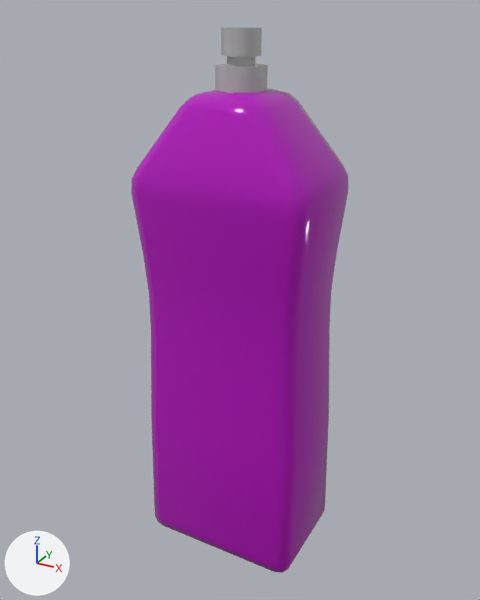
What one commit did to the FBX model Assets/ART/Meshes/MAINTENANCE ROOM/SM_Cleaning_Product_03.fbx.
Rendered twice from a 50 mm lens placed at (0.244, -0.446, 0.455), pointed at (-0.003, 0.003, 0.23). Every picture has the same lights, and +X, +Y and +Z are marked at lower left. The picture after the commit comes second. Where no turn or scale is listed for an object, it has been applied to the vertices.

Objects in the first picture: 'SM_Cleaning_Product_03'.
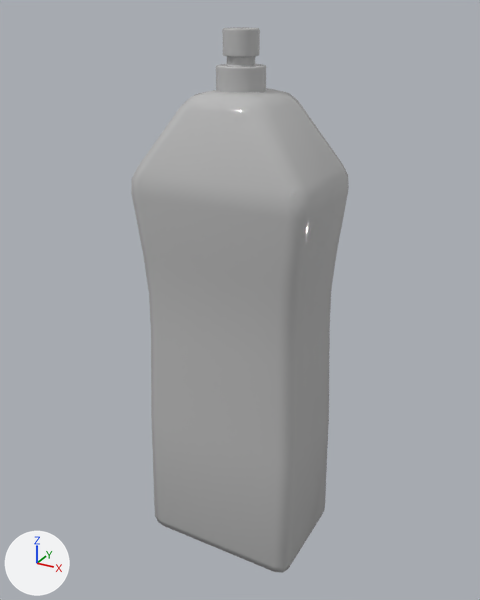
Boxes [x1, y1, x2, y2] around the edits, measured in the pictures (480 x 600 px):
part 1 of me_mesh, built on: [212, 27, 348, 567] in both
part 2 of me_mesh, recoloured (lighter): [131, 89, 349, 573] in both

The change, as a list of edits to the scene's bpy script:
```text
Change me_mesh:
    used by ob_sm_cleaning_product_03; location = (0.0, 0.0, 0.0)
    remove me_mesh.from_pydata(...)  # 177 vertices, 174 faces; spans x -0.074..0.074, y -0.05..0.05, z 0.0..0.442
    add me_mesh.from_pydata(...)  # 335 vertices, 332 faces; spans x -0.074..0.074, y -0.05..0.05, z 0.0..0.442
    me_mesh part 1
    18 vertices are removed from x -0.016..0.016, y -0.014..0.019, z 0.399..0.442
    62 faces are deleted
    9 vertices move from x -0.016..0.016, y -0.019..0.019, z 0.399..0.423 to x -0.018..0.016, y -0.019..0.012, z 0.399..0.423
    165 vertices are added at x -0.074..0.074, y -0.018..0.018, z 0.12..0.442
    6 new vertices lie (0.0, 0.038, 0.0) away from vertices in x -0.071..0.071, y -0.038, z 0.0..0.012
    5 new vertices lie (0.0, 0.0, -0.005) away from vertices in x -0.009..0.009, y -0.005..0.01, z 0.423
    220 new faces join them
    me_mesh part 2: 112 faces spanning x -0.074..0.074, y -0.05..0.05, z 0.0..0.4 switch from mat_m_plastic_03 (pink #b500bc) to mat_m_plastic_red (grey #bcbcbc)
```
